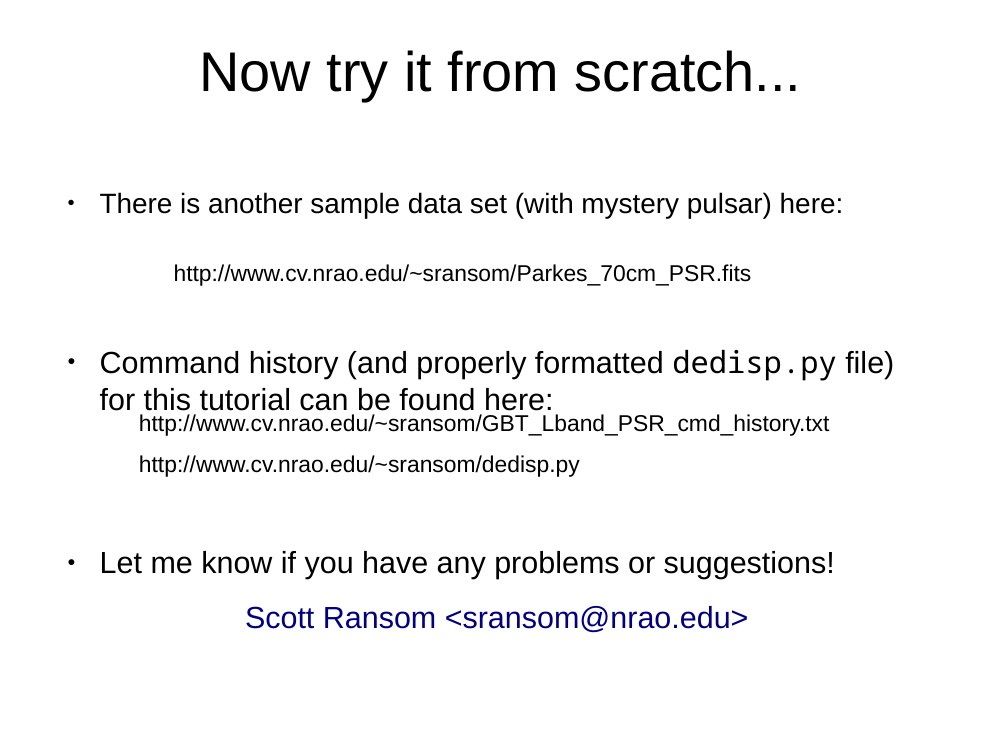
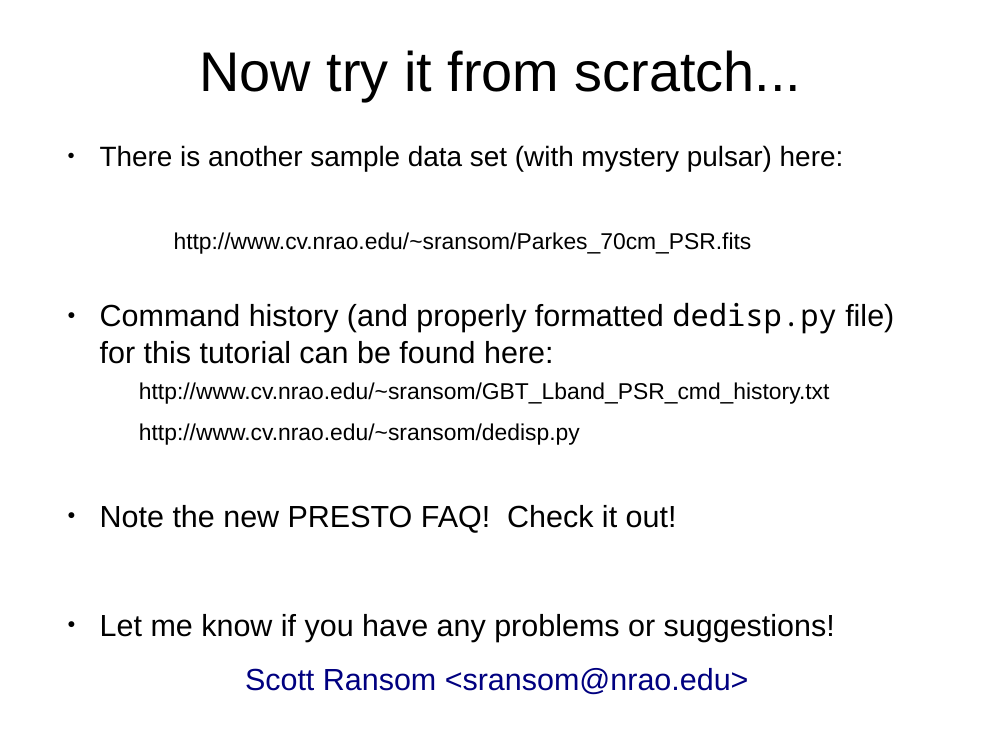
Before and after one commit to scottransom/presto, a slide deck: slide 31 of docs/PRESTO_search_tutorial.odp. Drawn at 1008x756 pixels with LibreOffice and Linux fonts; fonts in the diff are those of the drawing. Boxes give left, top, right and bottom in pixels: in the first picture for what was removed or moved away, otherwise in the second. Text is boxed around its words. In the diff, an @@ line names an element or a change of style, - is before the commit and + after.

Commit message:
Added FAQ links to Tutorial

```diff
--- a/docs/PRESTO_search_tutorial.odp
+++ b/docs/PRESTO_search_tutorial.odp
@@ text "There is another sample data ...": place and size @@
-text "There is another sample data ..." at bbox=[100, 192, 894, 633]
+text "There is another sample data ..." at bbox=[100, 145, 894, 695]
@@ 3 texts: place and size @@
-3 texts at bbox=[139, 264, 829, 477]
+3 texts at bbox=[139, 232, 829, 445]
@@ text at bbox=[100, 505, 677, 532]: paragraph added @@
+● Note the new PRESTO FAQ! Check it out!
```
Also in this commit, not shown: 1 other slide changed, 2 other files.
